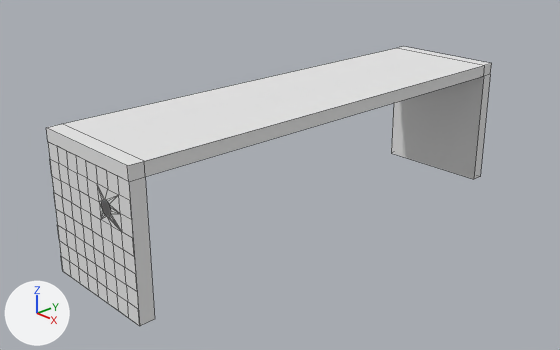
A saved change to the Blender file Assets/Models/tafel.blend.
Rendered twice from a 50 mm lens placed at (8.48, -8.33, 5.43), pointed at (-0.57, 0.11, 0.59). The lights are fixed; the arrows at lower left show +X, +Y and +Z. Mesh edges are drawn as thin lines.
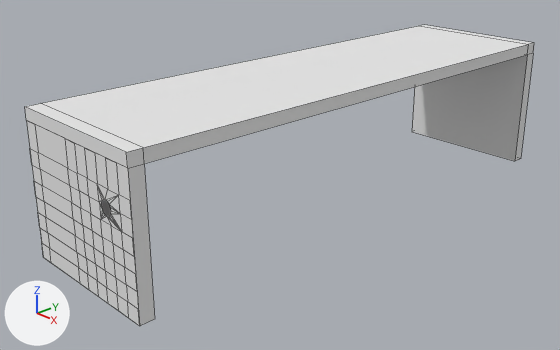
Pixel boxes (x1, y1, x2, y2) of what changed, in the pictures (560 x 350 px):
'Cube', reshaped (14% wider, 7% taller)
    before: (46, 46, 491, 326)
    after: (25, 25, 534, 326)

The edits, one by one:
me_cube is used by ob_cube; location (0.0, 0.0, 2.1); scale (1.0, 4.0, 0.1).
me_cube had 120 vertices, 109 faces and spanned x -1.0..1.0, y -1.0..1.0, z -20.9..1.0.
me_cube now has 120 vertices, 109 faces and spans x -1.6..1.0, y -1.0..1.3, z -20.9..2.7.
me_cube part 1: 47 of 120 vertices moved; they spanned x -1.0..1.0, y -1.0..1.0, z -20.9..1.0 and now span x -1.6..1.0, y -1.0..1.3, z -20.9..2.7; mean shift (-0.4, 0.1, 0.9); largest move (-1.0, 1.0, -1.0) -> (-1.6, 1.3, 0.7).
